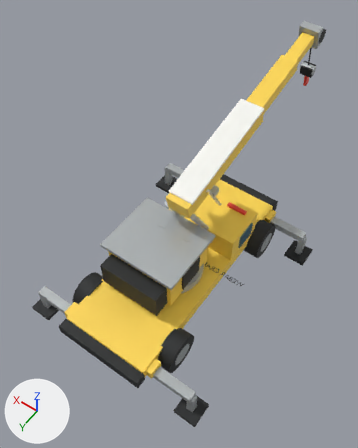
The glTF model webar_crane_generated.glb as it was, and as the next commit left it.
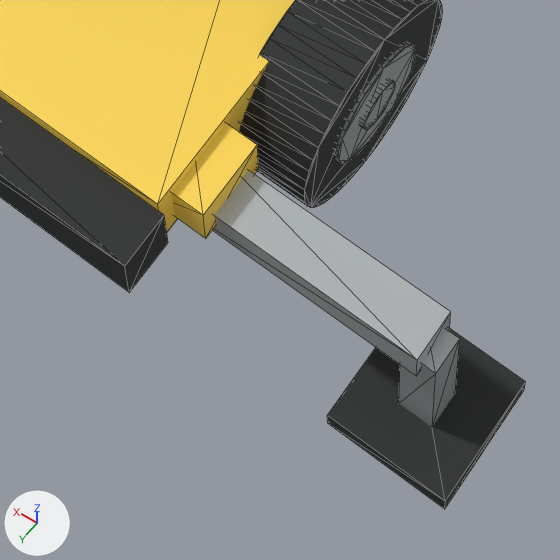
The first picture shows the older version from a 50 mm camera at (-4.02, 5.59, 11.02) aimed at (0.33, -0.49, 1.46). The close-ups show the older and then the newer version on the part from 32% to 60% of the width and 75% to 97% of the height of that picture. Only the edits that show in the close-ups are written down. Every picture has the same lights, and +X, +Y and +Z are marked at lower left. The close-ups show mesh edges as thin lines. Where no turn or scale is listed for an object, it has been applied to the vertices. Vertices at exactly the same position are counted once.

In view in the first close-up: 'Chassis_MainFrame', 'Outrigger_Rear_L_Beam', 'Outrigger_Rear_L_Foot', 'Outrigger_Rear_L_Jack', 'Outrigger_Rear_L_Mount', 'RearWheel_RL_Hub', 'RearWheel_RL_Rim_outer', 'RearWheel_RL_Tire', 'Rear_Counter_Bumper'.
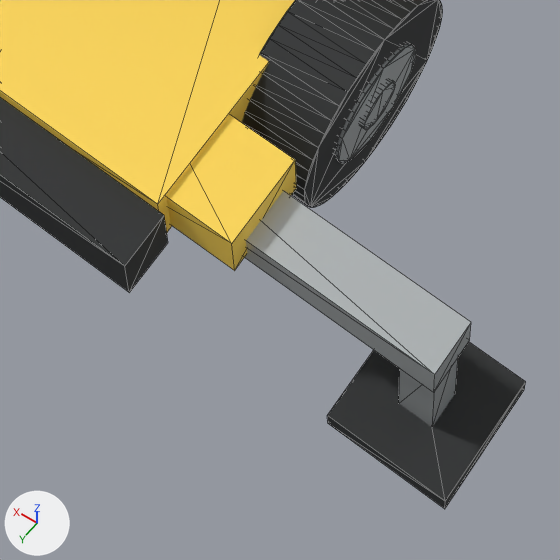
The edits, one by one:
me_cube_015 is used by ob_outrigger_rear_l_beam; location (-1.62, 2.55, 0.62).
me_cube_015 had 8 vertices, 12 faces and spanned x -0.575..0.575, y -0.11..0.11, z -0.09..0.09.
me_cube_015 now has 8 vertices, 12 faces and spans x -1.1..1.1, y -0.12..0.12, z -0.1..0.1.
Part 1, on me_cube_015:
Vertex 0 of me_cube_015 moves from (-0.575, 0.11, -0.09) at pixel (416, 376) to (-1.1, 0.12, -0.1) at pixel (433, 392).
Vertex 1 of me_cube_015 moves from (-0.575, -0.11, -0.09) at pixel (449, 328) to (-1.1, -0.12, -0.1) at pixel (469, 340).
Vertex 2 of me_cube_015 moves from (-0.575, 0.11, 0.09) at pixel (417, 360) to (-1.1, 0.12, 0.1) at pixel (434, 374).
Vertex 3 of me_cube_015 moves from (-0.575, -0.11, 0.09) at pixel (450, 311) to (-1.1, -0.12, 0.1) at pixel (471, 322).
Vertex 4 of me_cube_015 moves from (0.575, 0.11, -0.09) to (1.1, 0.12, -0.1).
Vertex 5 of me_cube_015 moves from (0.575, -0.11, -0.09) to (1.1, -0.12, -0.1).
Vertex 6 of me_cube_015 moves from (0.575, 0.11, 0.09) to (1.1, 0.12, 0.1).
Vertex 7 of me_cube_015 moves from (0.575, -0.11, 0.09) to (1.1, -0.12, 0.1).
me_cube_014 is used by ob_outrigger_rear_l_mount; location (-1.08, 2.55, 0.72).
me_cube_014 had 8 vertices, 12 faces and spanned x -0.17..0.17, y -0.17..0.17, z -0.12..0.12.
me_cube_014 now has 8 vertices, 12 faces and spans x -0.41..0.41, y -0.2..0.2, z -0.14..0.14.
me_cube_014 part 2: the whole mesh is scaled about its middle by (2.41, 1.18, 1.17).
Object 'Outrigger_Rear_L_Beam' (ob_outrigger_rear_l_beam) moves from (-1.62, 2.55, 0.62) to (-1.18, 2.55, 0.62).
Object 'Outrigger_Rear_L_Mount' (ob_outrigger_rear_l_mount) moves from (-1.08, 2.55, 0.72) to (-1.0, 2.55, 0.72).

Boxes (x1, y1, x2, y2) around the edits, measured in the close-ups (560 x 560 px):
'Outrigger_Rear_L_Beam', reshaped, moved: before (213, 171, 451, 376); after (245, 191, 471, 393)
'Outrigger_Rear_L_Mount', moved, rescaled: before (172, 124, 259, 238); after (167, 115, 296, 271)
